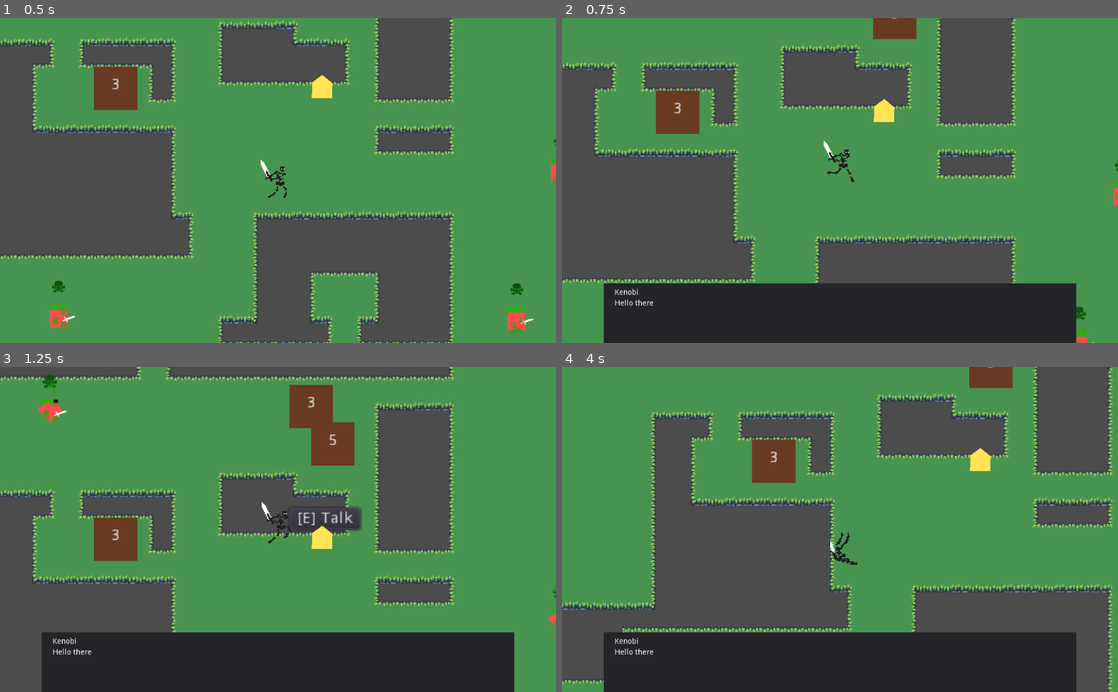
Above: before the commit, frames 1-4 (two rows, left to right).
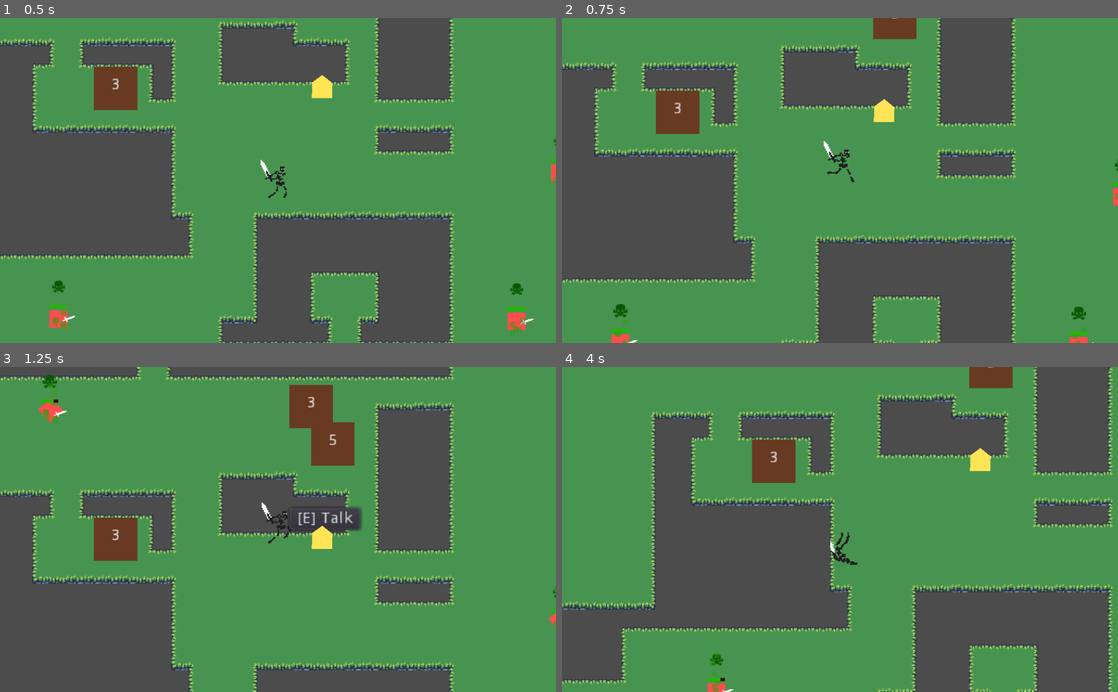
Above: after the commit, the same moments.

Repository: doorgan/godot_test
Game: Godot game, scene res://World.tscn
Two runs of this game, one before a commit and one after it. Both use one fixed random seed, a clock stepped at 60 frames per second and the inputs below.
Inputs (mouse positions are in pixels of both pictures, inside the frame that each line leads up to):
- Up to frame 1 (0.5 s): no input
- Up to frame 2 (0.75 s): move the mouse to (812, 245) at 0.52 s; hold Up (ui_up) from 0.53 s (still down); tap E (interact) at 0.6 s
- Up to frame 3 (1.25 s): keep holding Up (ui_up)
- Up to frame 4 (4 s): move the mouse to (1006, 578) at 1.27 s; tap A (attack) at 1.35 s; tap E (interact) at 1.55, 2.1, 3.05, 3.8 s; move the mouse to (673, 480) at 2.02 s; release Up (ui_up) at 2.03 s; hold Left (ui_left) 2.03-3.53 s; move the mouse to (867, 529) at 2.77 s; tap Q (invulnerable) at 2.85 s; move the mouse to (756, 448) at 3.52 s; hold Down (ui_down) from 3.53 s (still down); tap Space (roll) at 3.6 s

Frame 1 is identical in both runs. In frame 2, 16% of the frame differs, in the area x 7-93%, y 81-100%; in frame 3, 15%; in frame 4, 16%.

Commit message:
saving changes

Diff:
--- a/NPC.gd
+++ b/NPC.gd
@@ -4,17 +4,21 @@
 
 export (Resource) var sequence
 
+var can_interact : bool = false
+
 func _on_InteractionArea_body_entered(body):
 	if body.is_in_group("player"):
+		can_interact = true
 		$Button.visible = true
 
 
 func _on_InteractionArea_body_exited(body):
 	if body.is_in_group("player"):
+		can_interact = false
 		$Button.visible = false
 		DialogueManager.end()
 
 
 func _unhandled_input(event):
-	if event.is_action_released("interact"):
+	if event.is_action_released("interact") and can_interact:
 		DialogueManager.start(sequence)
